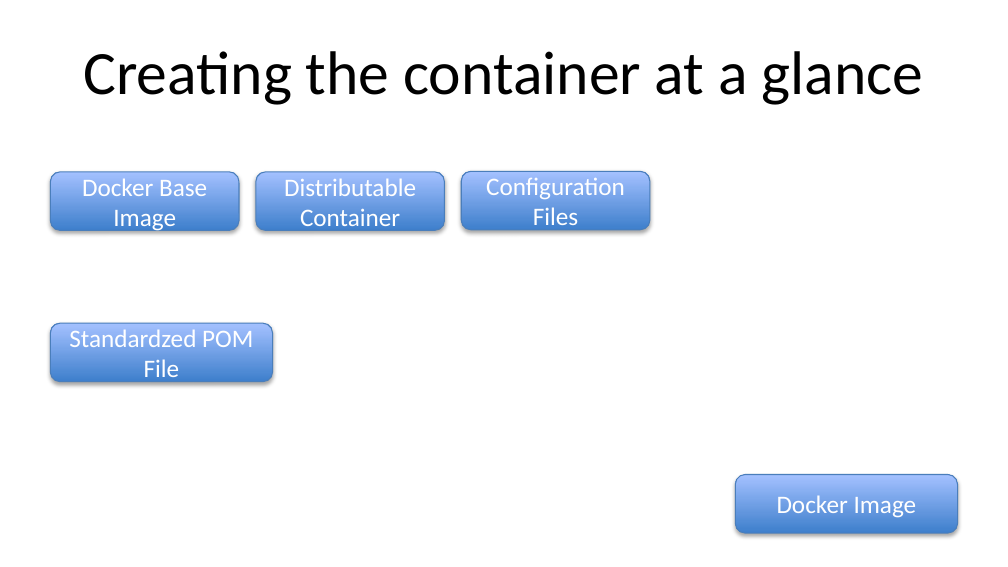
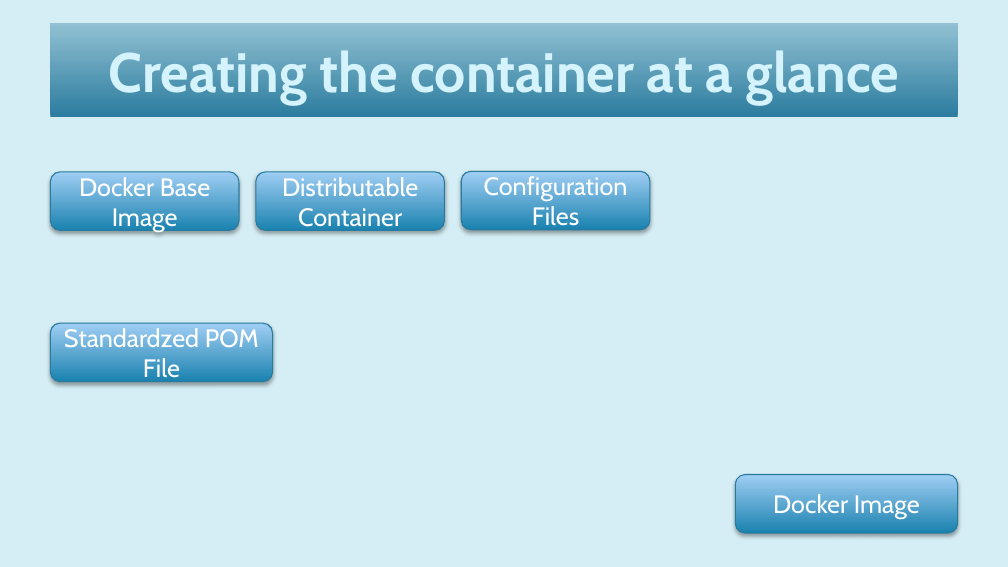
Before and after one commit to woq-blended/woq.github.io, a slide deck: slide 18 of media/IntegrationTesting.pptx. Drawn at 1008x567 pixels with LibreOffice and Linux fonts; fonts in the diff are those of the drawing. Boxes give left, top, right and bottom in pixels: in the first picture for what was removed or moved away, otherwise in the second. Text is boxed around its words. In the diff, an @@ line names an element or a change of style, - is before the commit and + after.

```diff
--- a/media/IntegrationTesting.pptx
+++ b/media/IntegrationTesting.pptx
@@ background #FFFFFF to #D5EDF4 @@
@@ title "Creating the container at a ...": place and size @@
-title "Creating the container at a ..." at [83, 51, 923, 105]
+title "Creating the container at a ..." at [50, 23, 958, 118]
@@ title "Creating the container at a ..." at [50, 23, 958, 118]: size 44 to 39.6 pt, font Calibri to Cabin, text colour #000000 to #D5F4FD, letter outline none to #002144 1 pt, bold on; fill none to gradient #2C7C9F to #91C1D2 @@
@@ font Calibri to Cabin; fill gradient #3F80CE to #A4C4FF to gradient #1B83B0 to #A0CFF4; outline #4B7EBC 0.75 pt to #287A9E 0.75 pt in 5 elements at [50, 172, 239, 231], [256, 172, 445, 231], [462, 171, 650, 230], [50, 324, 272, 382], [736, 475, 958, 533] @@
```
Also in this commit, not shown: 24 other slides changed, 5 slides added, 3 slides removed, 3 other files.
